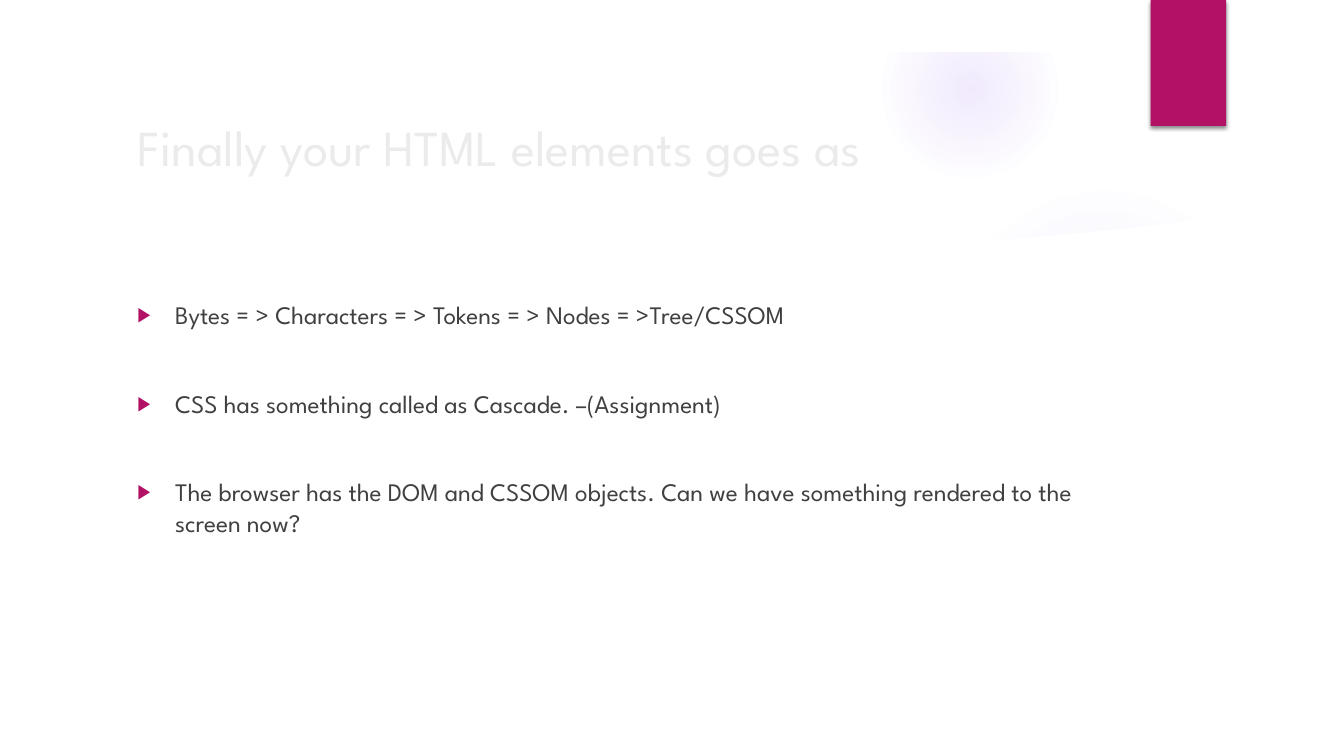
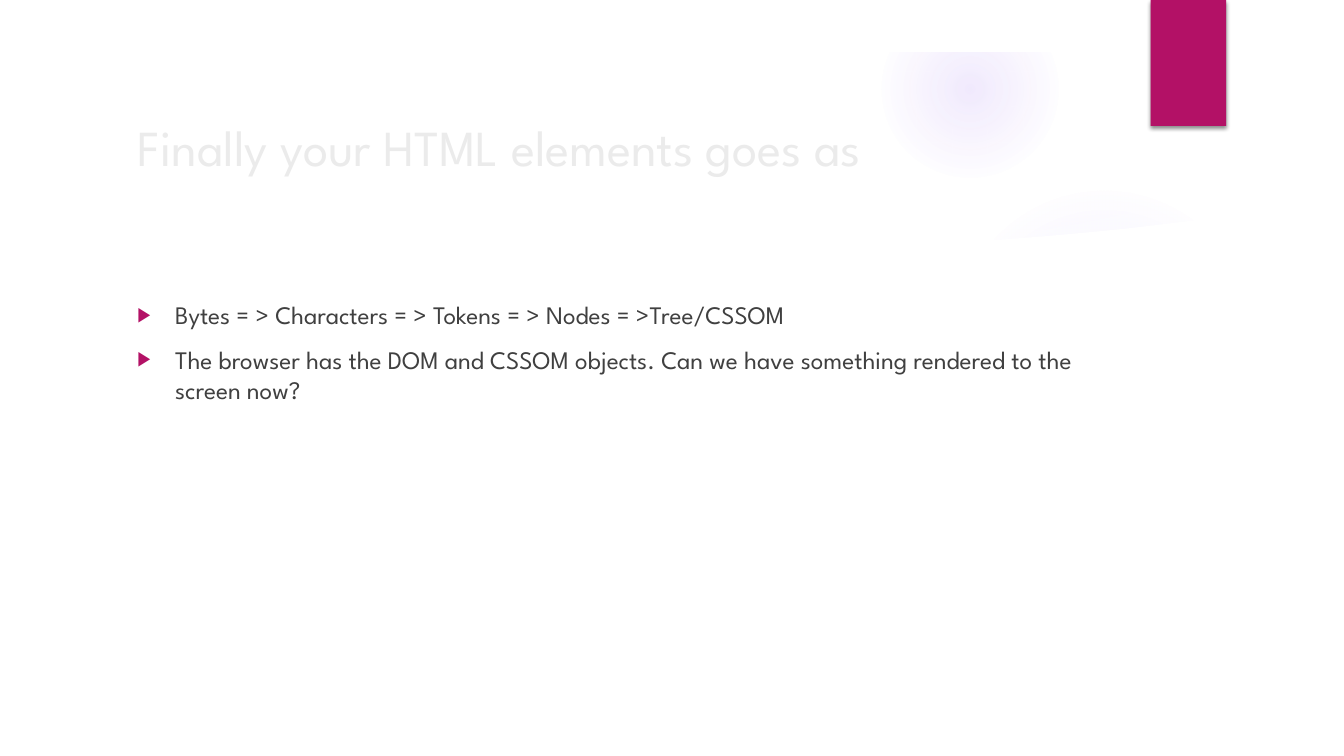
Before and after one commit to iamnmanoj/howbrowserenderingworks, a slide deck: slide 11 of Rendering in browser.pptx. Drawn at 1344x756 pixels with LibreOffice and Linux fonts; fonts in the diff are those of the drawing; background and template pictures are left out. Boxes give left, top, right and bottom in pixels: in the first picture for what was removed or moved away, otherwise in the second. Text is boxed around its words. In the diff, an @@ line names an element or a change of style, - is before the commit and + after.

```diff
--- a/Rendering in browser.pptx
+++ b/Rendering in browser.pptx
@@ text at (175, 395, 721, 419): paragraph removed @@
-▶ CSS has something called as Cascade. –(Assignment)
```
Also in this commit, not shown: 2 other slides changed.
